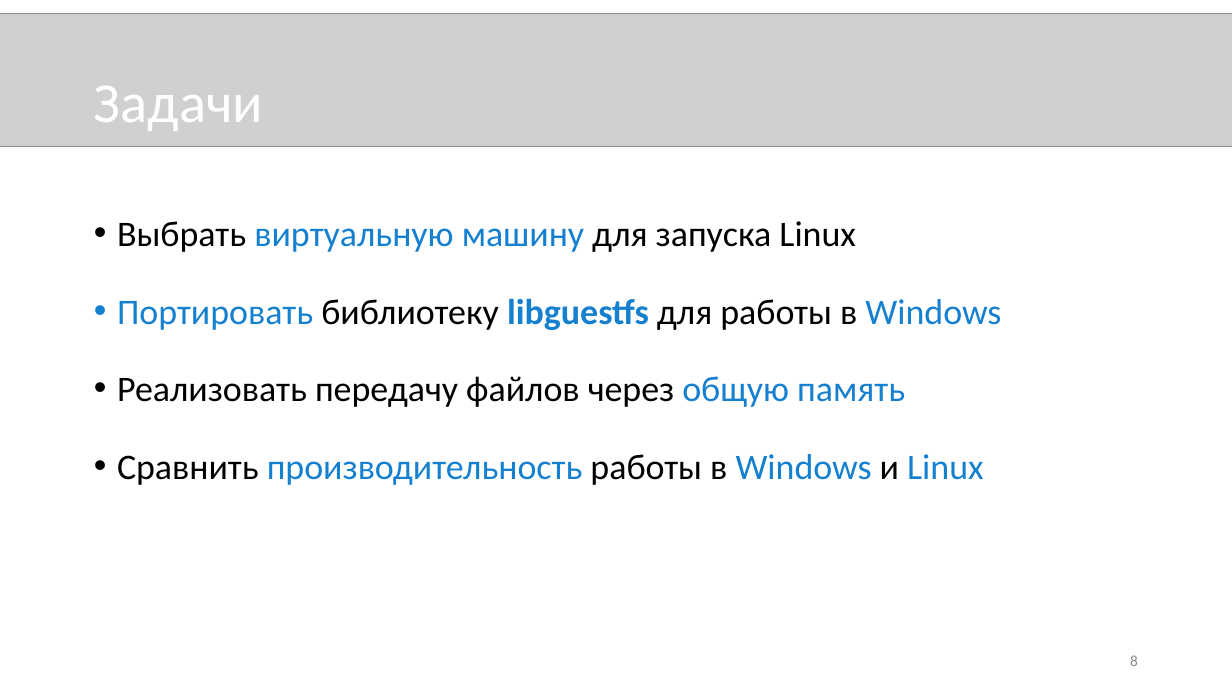
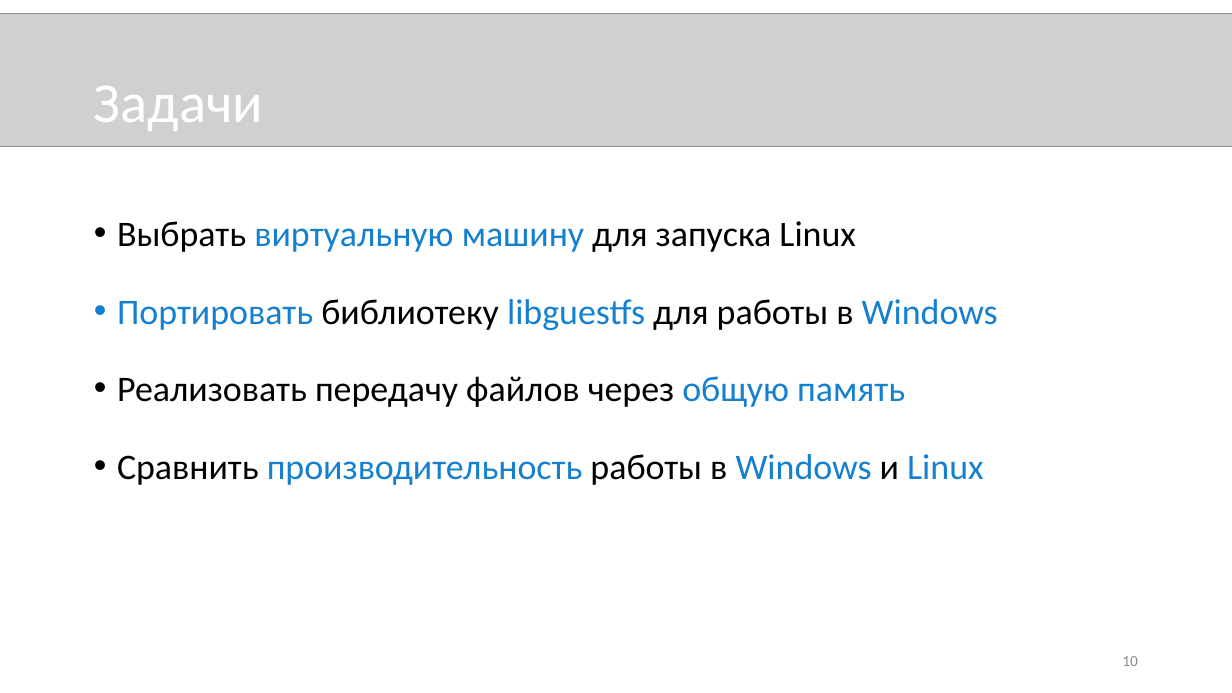
Before and after one commit to novokrest/master-thesis, a slide deck: slide 10 of presentation.pptx (slide 8 before the commit). Drawn at 1232x693 pixels with LibreOffice and Linux fonts; fonts in the diff are those of the drawing; grey boxes stand for pictures. Boxes give left, top, right and bottom in pixels: in the first picture for what was removed or moved away, otherwise in the second. Text is boxed around its words. In the diff, an @@ line names an element or a change of style, - is before the commit and + after.

```diff
--- a/presentation.pptx
+++ b/presentation.pptx
@@ text at bbox=[117, 299, 998, 330]: bold off in "libguestfs" @@
@@ page number at bbox=[1122, 656, 1138, 666]: text changed @@
-8
+10
```
Also in this commit, not shown: 3 other slides changed, 7 slides added, 4 slides removed, 1 other file.
